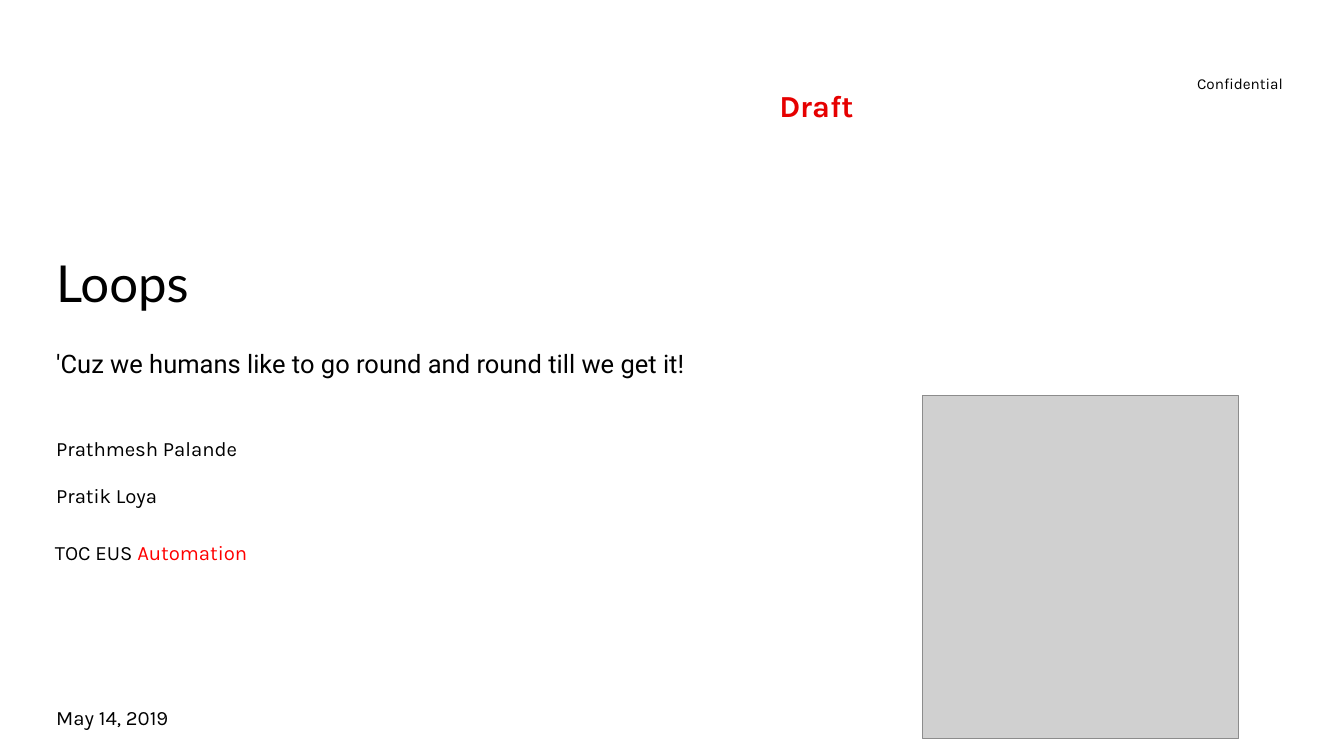
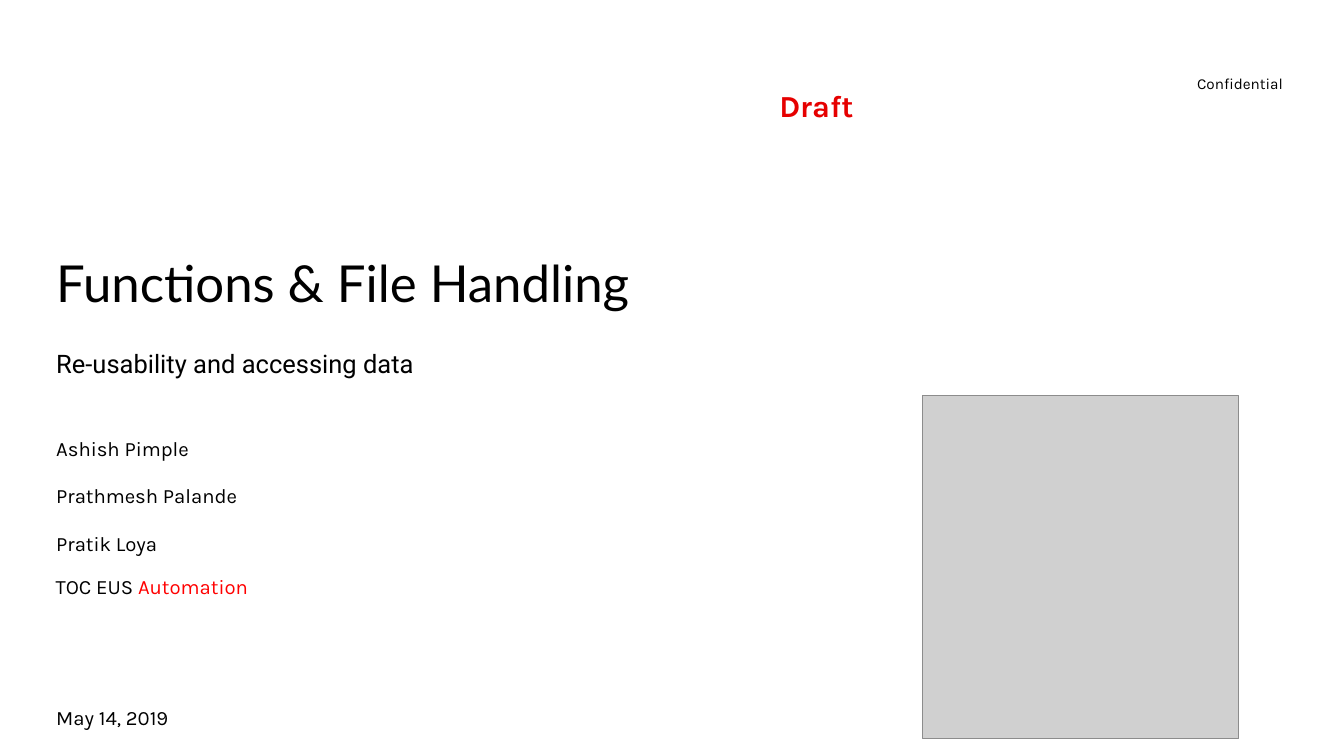
Before and after one commit to mazhewitt/python-training, a slide deck: slide 1 of Day 6/Day 6.pptx. Drawn at 1344x756 pixels with LibreOffice and Linux fonts; fonts in the diff are those of the drawing; grey boxes stand for pictures; background and template pictures are left out. Boxes give left, top, right and bottom in pixels: in the first picture for what was removed or moved away, otherwise in the second. Text is boxed around its words. In the diff, an @@ line names an element or a change of style, - is before the commit and + after.

```diff
--- a/Day 6/Day 6.pptx
+++ b/Day 6/Day 6.pptx
@@ title at (56,264,629,311): text changed @@
-Loops
+Functions & File Handling
@@ text at (56,354,413,379): text changed @@
-'Cuz we humans like to go round and round till we get it!
+Re-usability and accessing data
@@ subtitle at (56,442,189,461): paragraph added @@
+Ashish Pimple
@@ text "TOC EUS Automation": place and size @@
-text "TOC EUS Automation" at (55,546,247,561)
+text "TOC EUS Automation" at (56,580,248,595)
```
Also in this commit, not shown: 8 slides added, 4 slides removed.
